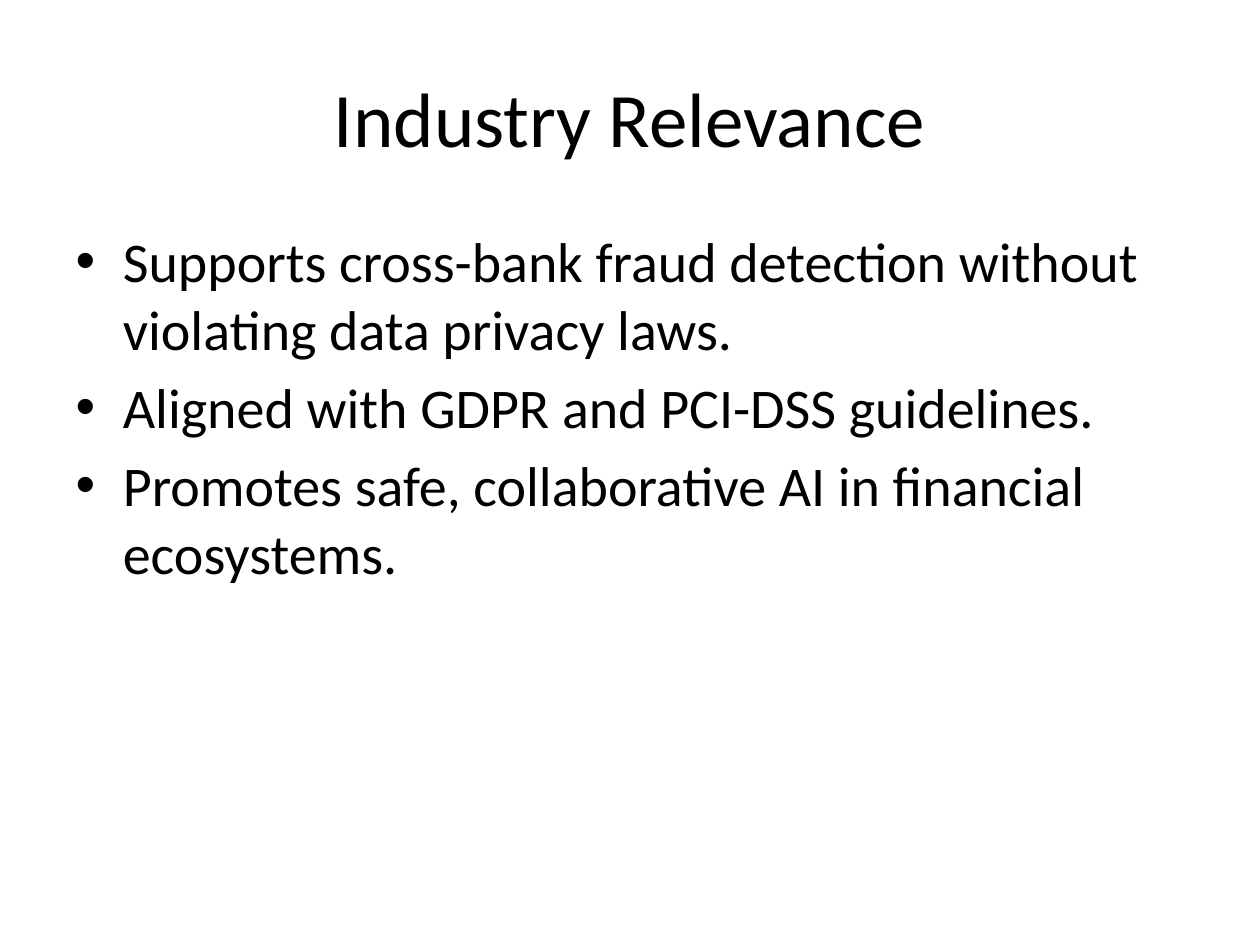
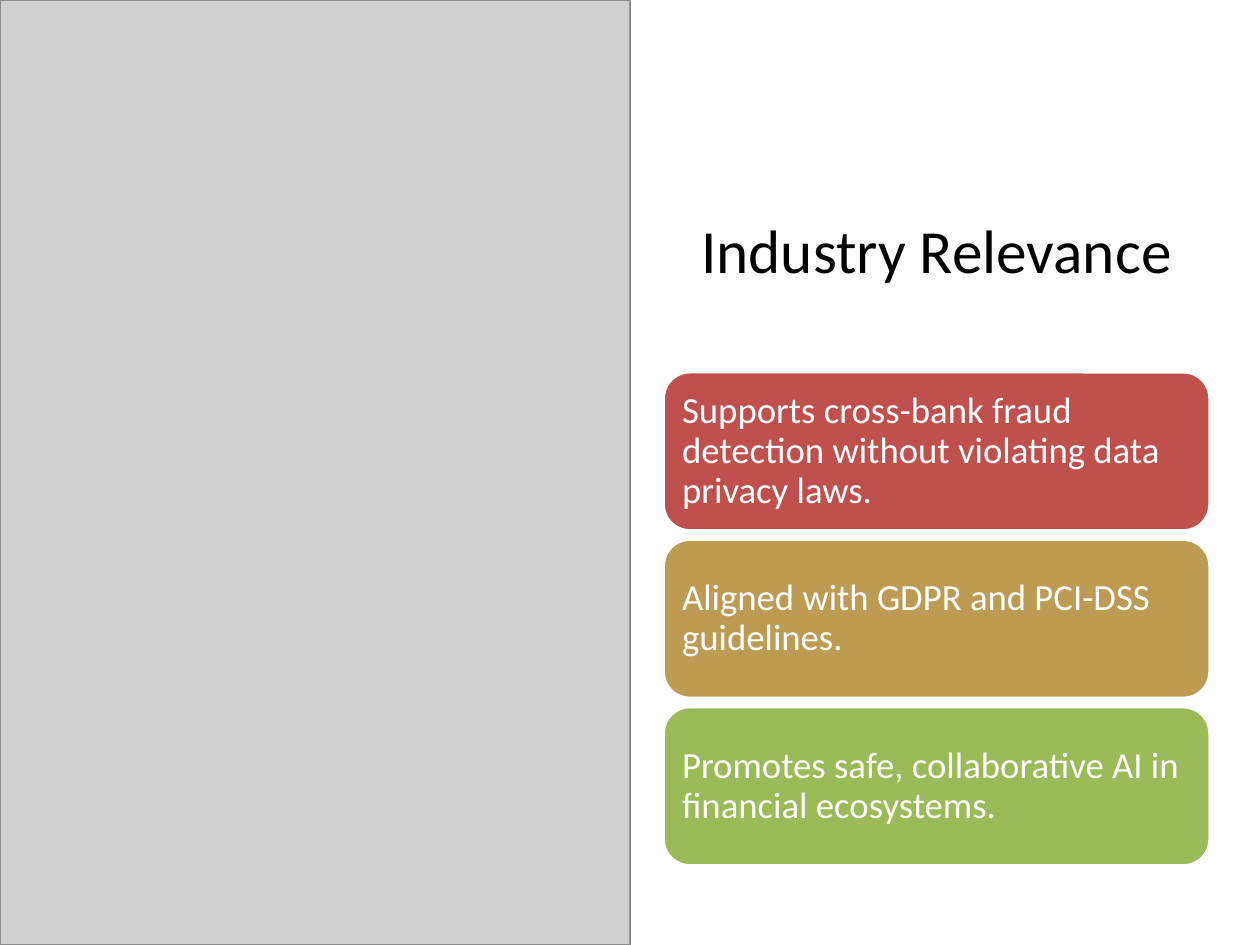
Before and after one commit to rahul2287/fraud-detection-federated, a slide deck: slide 3 of fraud-detection-federated/docs/fraud_detection_presentation.pptx. Drawn at 1260x945 pixels with LibreOffice and Linux fonts; fonts in the diff are those of the drawing; grey boxes stand for pictures. Boxes give left, top, right and bottom in pixels: in the first picture for what was removed or moved away, otherwise in the second. Text is boxed around its words. In the diff, an @@ line names an element or a change of style, - is before the commit and + after.

```diff
--- a/fraud-detection-federated/docs/fraud_detection_presentation.pptx
+++ b/fraud-detection-federated/docs/fraud_detection_presentation.pptx
@@ picture added at [0, 0, 630, 945] @@
@@ title "Industry Relevance": place and size @@
-title "Industry Relevance" at [334, 93, 925, 160]
+title "Industry Relevance" at [701, 230, 1172, 283]
@@ title "Industry Relevance" at [701, 230, 1172, 283]: size 44 to 35 pt; vertical alignment middle to bottom @@
@@ text removed at [123, 243, 1138, 583] @@
-• Supports cross-bank fraud detection without violating data privacy laws.
-• Aligned with GDPR and PCI-DSS guidelines.
-• Promotes safe, collaborative AI in financial ecosystems.
@@ group added at [663, 372, 1210, 866]: 3 rounded rectangles, 3 texts @@
+Supports cross-bank fraud detection without violating data privacy laws.
+Aligned with GDPR and PCI-DSS guidelines.
+Promotes safe, collaborative AI in financial ecosystems.
```
Also in this commit, not shown: 3 other slides changed, 5 slides added.
